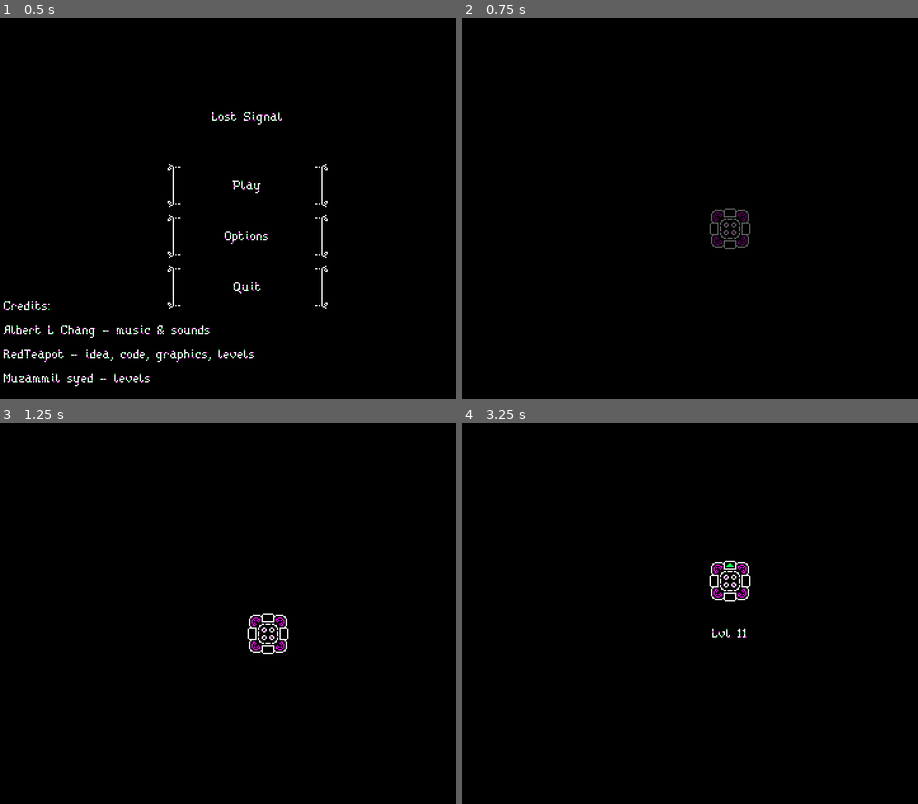
Above: before the commit, frames 1-4 (two rows, left to right).
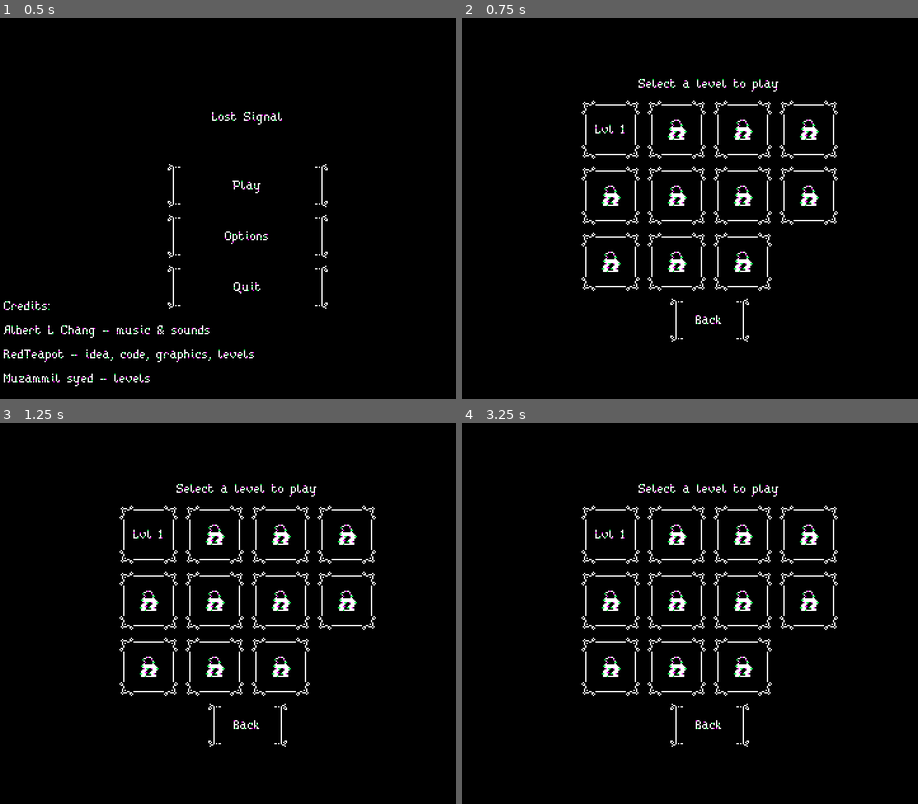
Above: after the commit, the same moments.

Repository: Red-Teapot/LostSignal
Game: Godot game, scene res://menu/menu.tscn
Same seed, same stepped clock (60 frames per second), same inputs: the game is played once before the commit and once after it.
Inputs (mouse positions are in pixels of both pictures, inside the frame that each line leads up to):
- Up to frame 1 (0.5 s): no input
- Up to frame 2 (0.75 s): click "Play" at 0.5 s
- Up to frame 3 (1.25 s): no input
- Up to frame 4 (3.25 s): click (708, 723) at 1.25 s, where only the run after the commit has a clickable "Back"; click (708, 590) at 2 s, where only the run after the commit has a clickable "Play"; tap Enter at 2.75 s; move the mouse to (685, 689) at 2.77 s; hold W (gameplay_up) from 2.78 s (still down); hold Q (gameplay_zoom_out) from 2.78 s (still down); click (685, 689) at 2.92 s

Frame 1 is identical in both runs. In frame 2, 3.7% of the frame differs, in the area x 26-83%, y 16-85%; in frame 3, 3.6%; in frame 4, 3.7%.

Commit message:
Implement level select screen and save logic
Close #3
Close #4

Diff:
--- a/gameplay/camera.gd
+++ b/gameplay/camera.gd
@@ -61,7 +61,7 @@
 	_resize()
 
 func _process(delta: float) -> void:
-	if Input.is_action_pressed("gameplay_zoom_out"):
+	if Input.is_action_pressed("gameplay_zoom_out") and limits != DEFAULT_LIMITS:
 		target_zoom = zoomout_zoom
 		position = _center(map.bounds)
 		stuck_hint.disappear()
--- a/gameplay/character.gd
+++ b/gameplay/character.gd
@@ -97,6 +97,7 @@
 		MapHolder.TileType.EXIT:
 			movement_flags = -1
 			Audio.playSound('res://gameplay/level_complete.wav')
+			Levels.complete_level(Levels.current_level_idx())
 			Levels.current_level = Levels.next_level_name()
 			$'/root/Gameplay/HUD/FadeAnimation'.play('FadeOut')
 
--- /dev/null
+++ b/level_select/level_button.gd
@@ -0,0 +1,44 @@
+extends Control
+class_name LevelButton
+
+signal pressed
+
+export var level_number: int = -1
+export var is_locked: bool = false
+
+func _ready():
+	connect('mouse_entered', self, '_mouse_in')
+	connect('mouse_exited', self, '_mouse_out')
+	connect('gui_input', self, '_gui_input')
+
+func _enter_tree():
+	$'LockIcon'.visible = is_locked
+	$'LevelNumber'.visible = !is_locked
+	$'LevelNumber'.text = 'Lvl %s' % level_number
+
+	if is_locked:
+		mouse_default_cursor_shape = Control.CURSOR_ARROW
+	else:
+		mouse_default_cursor_shape = Control.CURSOR_POINTING_HAND
+
+func _mouse_in():
+	if is_locked:
+		return
+
+	$'Panel'.modulate = 0x00FF4BFF
+	$'LevelNumber'.modulate = 0xFF00FBFF
+
+func _mouse_out():
+	if is_locked:
+		return
+
+	$'Panel'.modulate = 0xFFFFFFFF
+	$'LevelNumber'.modulate = 0xFFFFFFFF
+
+func _gui_input(evt):
+	if is_locked:
+		return
+
+	if evt is InputEventMouseButton:
+		if evt.button_index == 1 and not evt.pressed:
+			emit_signal('pressed')
--- /dev/null
+++ b/level_select/level_button.tscn
@@ -0,0 +1,50 @@
+[gd_scene load_steps=4 format=2]
+
+[ext_resource path="res://ui/theme.tres" type="Theme" id=1]
+[ext_resource path="res://level_select/locked.png" type="Texture" id=2]
+[ext_resource path="res://level_select/level_button.gd" type="Script" id=3]
+
+[node name="LevelButton" type="Control"]
+rect_min_size = Vector2( 48, 48 )
+mouse_default_cursor_shape = 2
+theme = ExtResource( 1 )
+script = ExtResource( 3 )
+__meta__ = {
+"_edit_use_anchors_": false
+}
+
+[node name="Panel" type="Panel" parent="."]
+anchor_right = 1.0
+anchor_bottom = 1.0
+mouse_filter = 1
+__meta__ = {
+"_edit_use_anchors_": false
+}
+
+[node name="LockIcon" type="TextureRect" parent="."]
+anchor_left = 0.5
+anchor_top = 0.5
+anchor_right = 0.5
+anchor_bottom = 0.5
+margin_left = -8.0
+margin_top = -8.0
+margin_right = 8.0
+margin_bottom = 8.0
+grow_horizontal = 2
+grow_vertical = 2
+texture = ExtResource( 2 )
+stretch_mode = 3
+__meta__ = {
+"_edit_use_anchors_": false
+}
+
+[node name="LevelNumber" type="Label" parent="."]
+anchor_right = 1.0
+anchor_bottom = 1.0
+mouse_filter = 1
+text = "Lvl 1"
+align = 1
+valign = 1
+__meta__ = {
+"_edit_use_anchors_": false
+}
--- /dev/null
+++ b/level_select/level_select.gd
@@ -0,0 +1,34 @@
+extends Node
+
+
+var grid: GridContainer = null
+
+func _ready():
+	grid = $'CenterContainer/VBoxContainer/CenterContainer/LevelButtonGrid'
+
+	var button = load('res://level_select/level_button.tscn')
+
+	var last_completed_level = Levels.last_completed_level
+	if last_completed_level == Levels.NO_LEVEL_COMPLETED:
+		last_completed_level = -1
+
+	for i in range(len(Levels.LEVEL_SEQUENCE)):
+		var level_num = i + 1
+		var is_locked = last_completed_level + 1 < i
+
+		var item: LevelButton = button.instance()
+		item.level_number = level_num
+		item.is_locked = is_locked
+
+		grid.add_child(item)
+		item.connect('pressed', self, '_play_level', [i])
+
+	$'CenterContainer/VBoxContainer/CenterContainer2/BackButton'.connect('pressed', self, '_back')
+
+func _back():
+	Audio.playSound('res://ui/button_click.wav')
+	get_tree().change_scene('res://menu/menu.tscn')
+
+func _play_level(level_number):
+	Levels.current_level = Levels.LEVEL_SEQUENCE[level_number]
+	get_tree().change_scene('res://gameplay/gameplay.tscn')
--- /dev/null
+++ b/level_select/level_select.tscn
@@ -0,0 +1,53 @@
+[gd_scene load_steps=3 format=2]
+
+[ext_resource path="res://ui/theme.tres" type="Theme" id=1]
+[ext_resource path="res://level_select/level_select.gd" type="Script" id=2]
+
+[node name="Control" type="Control"]
+anchor_right = 0.5
+anchor_bottom = 0.5
+rect_scale = Vector2( 2, 2 )
+theme = ExtResource( 1 )
+script = ExtResource( 2 )
+__meta__ = {
+"_edit_use_anchors_": false
+}
+
+[node name="CenterContainer" type="CenterContainer" parent="."]
+anchor_right = 1.0
+anchor_bottom = 1.0
+__meta__ = {
+"_edit_use_anchors_": false
+}
+
+[node name="VBoxContainer" type="VBoxContainer" parent="CenterContainer"]
+margin_left = 144.0
+margin_top = 120.0
+margin_right = 255.0
+margin_bottom = 180.0
+
+[node name="Label" type="Label" parent="CenterContainer/VBoxContainer"]
+margin_right = 111.0
+margin_bottom = 16.0
+text = "Select a level to play"
+align = 1
+
+[node name="CenterContainer" type="CenterContainer" parent="CenterContainer/VBoxContainer"]
+margin_top = 20.0
+margin_right = 111.0
+margin_bottom = 20.0
+
+[node name="LevelButtonGrid" type="GridContainer" parent="CenterContainer/VBoxContainer/CenterContainer"]
+margin_left = 55.0
+margin_right = 55.0
+columns = 4
+
+[node name="CenterContainer2" type="CenterContainer" parent="CenterContainer/VBoxContainer"]
+margin_top = 24.0
+margin_right = 111.0
+margin_bottom = 60.0
+
+[node name="BackButton" type="Button" parent="CenterContainer/VBoxContainer/CenterContainer2"]
+rect_min_size = Vector2( 64, 0 )
+mouse_default_cursor_shape = 2
+text = "Back"
--- a/menu/menu.gd
+++ b/menu/menu.gd
@@ -7,7 +7,7 @@
 	$"CenterContainer/VBoxContainer/QuitButton".connect('pressed', self, '_quit_button_press')
 
 func _play_button_press():
-	get_tree().change_scene('res://gameplay/gameplay.tscn')
+	get_tree().change_scene('res://level_select/level_select.tscn')
 
 func _options_button_press():
 	get_tree().change_scene('res://options/options.tscn')
--- a/menu/menu.tscn
+++ b/menu/menu.tscn
@@ -45,6 +45,7 @@
 margin_top = 44.0
 margin_right = 128.0
 margin_bottom = 80.0
+mouse_default_cursor_shape = 2
 text = "Play"
 script = ExtResource( 2 )
 
@@ -52,6 +53,7 @@
 margin_top = 84.0
 margin_right = 128.0
 margin_bottom = 120.0
+mouse_default_cursor_shape = 2
 text = "Options"
 script = ExtResource( 2 )
 
@@ -59,6 +61,7 @@
 margin_top = 124.0
 margin_right = 128.0
 margin_bottom = 160.0
+mouse_default_cursor_shape = 2
 text = "Quit"
 script = ExtResource( 2 )
 
--- a/options/options.gd
+++ b/options/options.gd
@@ -17,6 +17,7 @@
 
 	$'CenterContainer/VBoxContainer/SaveCancelButtons/HBoxContainer/SaveButton'.connect('pressed', self, '_save_button_press')
 	$'CenterContainer/VBoxContainer/SaveCancelButtons/HBoxContainer/CancelButton'.connect('pressed', self, '_cancel_button_press')
+	$'CenterContainer/VBoxContainer/ProgressOptions/ResetProgressButton'.connect('pressed', self, '_reset_progress')
 
 func _enter_tree():
 	$'CenterContainer/VBoxContainer/VolumeOptions/MusicVol'.value = Options.music_volume
@@ -43,7 +44,11 @@
 
 	button.theme = default_key_button_theme
 	active_key_button = null
-	Globals.playSound('res://ui/button_click.wav')
+	Audio.playSound('res://ui/button_click.wav')
+
+func _reset_progress():
+	Audio.playSound('res://ui/button_click.wav')
+	Levels.reset_progress()
 
 func _get_key_button(button_name: String) -> Button:
 	return get_node('CenterContainer/VBoxContainer/Controls/' + button_name) as Button
--- a/options/options.tscn
+++ b/options/options.tscn
@@ -7,40 +7,42 @@
 [ext_resource path="res://options/options.gd" type="Script" id=5]
 [ext_resource path="res://ui/clickable.gd" type="Script" id=6]
 
-[node name="Options" type="Control"]
+[node name="Options" type="ScrollContainer"]
 anchor_right = 0.5
 anchor_bottom = 0.5
 rect_scale = Vector2( 2, 2 )
 theme = ExtResource( 1 )
+scroll_horizontal_enabled = false
 script = ExtResource( 5 )
 __meta__ = {
-"_edit_horizontal_guides_": [  ],
 "_edit_use_anchors_": false
 }
 
 [node name="CenterContainer" type="CenterContainer" parent="."]
-anchor_right = 1.0
-anchor_bottom = 1.0
+margin_right = 388.0
+margin_bottom = 338.0
+size_flags_horizontal = 3
 __meta__ = {
 "_edit_use_anchors_": false
 }
 
 [node name="VBoxContainer" type="VBoxContainer" parent="CenterContainer"]
-margin_left = 110.0
-margin_top = 19.0
-margin_right = 290.0
-margin_bottom = 281.0
+margin_left = 104.0
+margin_right = 284.0
+margin_bottom = 338.0
 
 [node name="VolumeOptionsLabel" type="Label" parent="CenterContainer/VBoxContainer"]
 margin_right = 180.0
-margin_bottom = 16.0
+margin_bottom = 32.0
+rect_min_size = Vector2( 0, 32 )
 text = "Volume options"
 align = 1
+valign = 2
 
 [node name="VolumeOptions" type="GridContainer" parent="CenterContainer/VBoxContainer"]
-margin_top = 20.0
-margin_right = 180.0
-margin_bottom = 60.0
+margin_top = 36.0
+margin_right = 180.0
+margin_bottom = 76.0
 columns = 2
 
 [node name="MusicVolLabel" type="Label" parent="CenterContainer/VBoxContainer/VolumeOptions"]
@@ -56,6 +58,7 @@
 margin_bottom = 18.0
 rect_min_size = Vector2( 128, 18 )
 focus_mode = 0
+mouse_default_cursor_shape = 2
 value = 70.0
 script = ExtResource( 6 )
 
@@ -72,22 +75,43 @@
 margin_bottom = 40.0
 rect_min_size = Vector2( 0, 18 )
 focus_mode = 0
+mouse_default_cursor_shape = 2
 value = 70.0
 script = ExtResource( 6 )
 
+[node name="ProgressLabel" type="Label" parent="CenterContainer/VBoxContainer"]
+margin_top = 80.0
+margin_right = 180.0
+margin_bottom = 96.0
+text = "Game progress"
+align = 1
+
+[node name="ProgressOptions" type="CenterContainer" parent="CenterContainer/VBoxContainer"]
+margin_top = 100.0
+margin_right = 180.0
+margin_bottom = 136.0
+
+[node name="ResetProgressButton" type="Button" parent="CenterContainer/VBoxContainer/ProgressOptions"]
+margin_left = 31.0
+margin_right = 147.0
+margin_bottom = 36.0
+rect_min_size = Vector2( 116, 0 )
+mouse_default_cursor_shape = 2
+text = "Reset progress"
+
 [node name="ControlsLabel" type="Label" parent="CenterContainer/VBoxContainer"]
-margin_top = 64.0
-margin_right = 180.0
-margin_bottom = 96.0
+margin_top = 140.0
+margin_right = 180.0
+margin_bottom = 172.0
 rect_min_size = Vector2( 0, 32 )
 text = "Controls (only letters allowed)"
 align = 1
 valign = 2
 
 [node name="Controls" type="Control" parent="CenterContainer/VBoxContainer"]
-margin_top = 100.0
-margin_right = 180.0
-margin_bottom = 210.0
+margin_top = 176.0
+margin_right = 180.0
+margin_bottom = 286.0
 rect_min_size = Vector2( 0, 110 )
 
 [node name="UpButton" type="Button" parent="CenterContainer/VBoxContainer/Controls"]
@@ -102,6 +126,7 @@
 grow_vertical = 0
 rect_min_size = Vector2( 24, 24 )
 focus_mode = 0
+mouse_default_cursor_shape = 2
 theme = ExtResource( 4 )
 text = "W"
 script = ExtResource( 6 )
@@ -119,6 +144,7 @@
 grow_vertical = 0
 rect_min_size = Vector2( 24, 24 )
 focus_mode = 0
+mouse_default_cursor_shape = 2
 theme = ExtResource( 4 )
 text = "R"
 script = ExtResource( 6 )
@@ -136,6 +162,7 @@
 grow_horizontal = 0
 rect_min_size = Vector2( 24, 24 )
 focus_mode = 0
+mouse_default_cursor_shape = 2
 theme = ExtResource( 4 )
 text = "Q"
 script = ExtResource( 6 )
@@ -155,6 +182,7 @@
 grow_horizontal = 2
 rect_min_size = Vector2( 24, 24 )
 focus_mode = 0
+mouse_default_cursor_shape = 2
 theme = ExtResource( 4 )
 text = "S"
 script = ExtResource( 6 )
@@ -174,6 +202,7 @@
 grow_vertical = 2
 rect_min_size = Vector2( 24, 24 )
 focus_mode = 0
+mouse_default_cursor_shape = 2
 theme = ExtResource( 4 )
 text = "A"
 script = ExtResource( 6 )
@@ -193,6 +222,7 @@
 grow_vertical = 2
 rect_min_size = Vector2( 24, 24 )
 focus_mode = 0
+mouse_default_cursor_shape = 2
 theme = ExtResource( 4 )
 text = "D"
 script = ExtResource( 6 )
@@ -333,9 +363,9 @@
 }
 
 [node name="SaveCancelButtons" type="CenterContainer" parent="CenterContainer/VBoxContainer"]
-margin_top = 214.0
-margin_right = 180.0
-margin_bottom = 262.0
+margin_top = 290.0
+margin_right = 180.0
+margin_bottom = 338.0
 grow_vertical = 0
 rect_min_size = Vector2( 0, 48 )
 
@@ -350,6 +380,7 @@
 margin_bottom = 36.0
 rect_min_size = Vector2( 72, 0 )
 focus_mode = 0
+mouse_default_cursor_shape = 2
 text = "Save"
 script = ExtResource( 6 )
 __meta__ = {
@@ -362,5 +393,6 @@
 margin_bottom = 36.0
 rect_min_size = Vector2( 72, 0 )
 focus_mode = 0
+mouse_default_cursor_shape = 2
 text = "Cancel"
 script = ExtResource( 6 )
--- a/persist/levels.gd
+++ b/persist/levels.gd
@@ -46,6 +46,14 @@
 
 	save_file.close()
 
+func complete_level(number):
+	if last_completed_level == NO_LEVEL_COMPLETED or number > last_completed_level:
+		last_completed_level = number
+
+func reset_progress():
+	last_completed_level = NO_LEVEL_COMPLETED
+	save()
+
 func save():
 	var save_file = File.new()
 	save_file.open(SAVE_FILE_PATH, File.WRITE)
--- a/project.godot
+++ b/project.godot
@@ -9,6 +9,11 @@
 config_version=4
 
 _global_script_classes=[ {
+"base": "Control",
+"class": "LevelButton",
+"language": "GDScript",
+"path": "res://level_select/level_button.gd"
+}, {
 "base": "Node",
 "class": "MapHolder",
 "language": "GDScript",
@@ -20,6 +25,7 @@
 "path": "res://gameplay/stuck_hint.gd"
 } ]
 _global_script_class_icons={
+"LevelButton": "",
 "MapHolder": "",
 "StuckHint": ""
 }
Binary file added: level_select/locked.png
Not shown, added: level_select/locked.png.import
